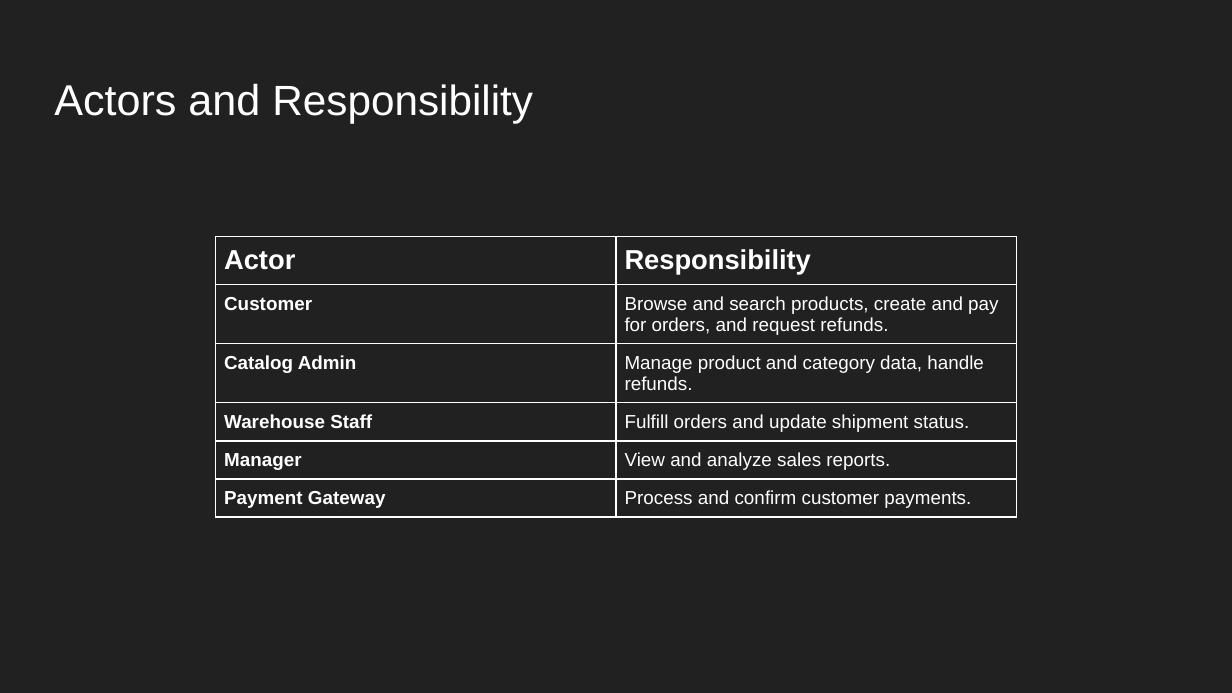
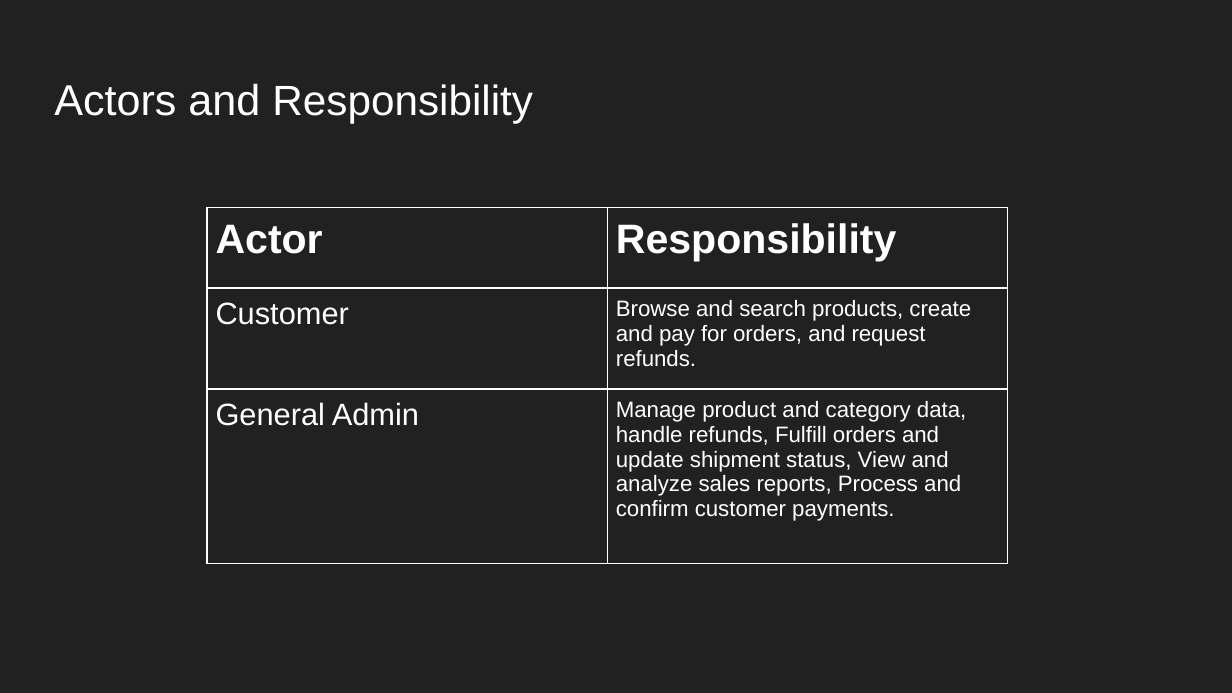
Before and after one commit to HY030401/CSE111-Project-Phase1, a slide deck: slide 3 of Project 1 Slide.pptx. Drawn at 1232x693 pixels with LibreOffice and Linux fonts; fonts in the diff are those of the drawing. Boxes give left, top, right and bottom in pixels: in the first picture for what was removed or moved away, otherwise in the second. Text is boxed around its words. In the diff, an @@ line names an element or a change of style, - is before the commit and + after.

```diff
--- a/Project 1 Slide.pptx
+++ b/Project 1 Slide.pptx
@@ table at <box>207,207,1008,611</box> @@
-row 3: Catalog Admin | Manage product and category data, handle refunds.
-row 4: Warehouse Staff | Fulfill orders and update shipment status.
-row 5: Manager | View and analyze sales reports.
-row 6: Payment Gateway | Process and confirm customer payments.
+row 3: General Admin | Manage product and category data, handle refunds, Fulfill orders and update shipment status, View and analyze sales reports, Process and confirm customer payments.
@@ table: place and size @@
-table at <box>216,237,1016,641</box>
+table at <box>207,207,1008,611</box>
```
Also in this commit, not shown: 2 slides added.
